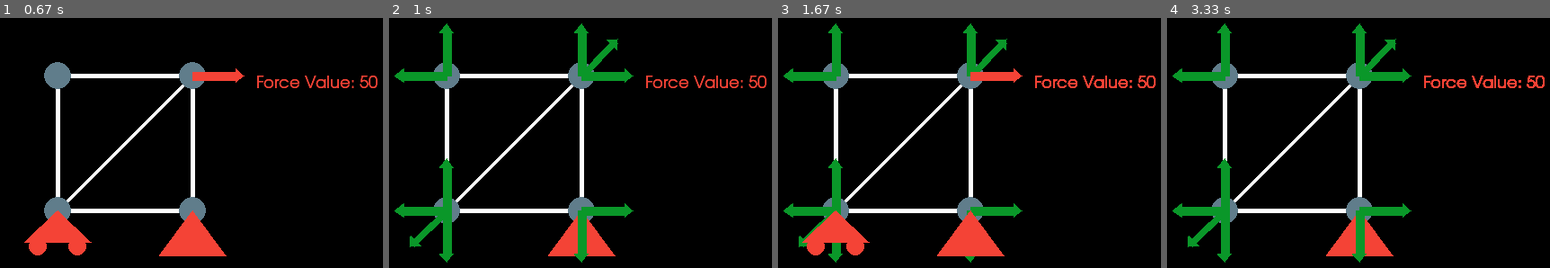
Above: before the commit, frames 1-4 (left to right).
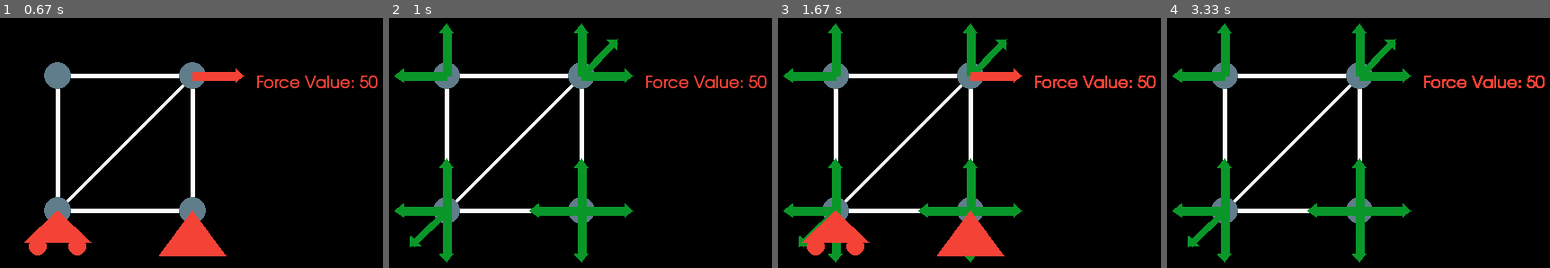
Above: after the commit, the same moments.

Repository: vinnnyr/Vinny-Truss-Solver
Game: pygame game, started from newMain.py
The game is run twice, just before and just after one commit, with the same random seed, the same clock (stepped at 60 frames per second) and the same inputs. The source is Python 2; it was converted automatically to run under Python 3.
Inputs (mouse positions are in pixels of both pictures, inside the frame that each line leads up to):
- Up to frame 1 (0.67 s): hold A from 0.33 s (still down); move the mouse to (122, 198) at 0.37 s
- Up to frame 2 (1 s): release A at 0.87 s; hold S from 0.9 s (still down)
- Up to frame 3 (1.67 s): release S at 1.2 s; hold A 1.23-1.63 s
- Up to frame 4 (3.33 s): hold S 1.67-2.03 s; hold A 2.07-2.53 s; hold A 2.57-3.1 s; hold S from 3.13 s (still down)

Frame 1 is identical in both runs. In frame 2, 2.1% of the frame differs, in the area x 36-60%, y 56-96%; in frame 3, 0.9%; in frame 4, 2.1%.

Commit message:
added resolution of Pin Support as well

Diff:
--- a/newMain.py
+++ b/newMain.py
@@ -137,9 +137,10 @@
                 # print('Unit 2:' + str(unit2))
             for n in self.structNodes:
                 for f in n.forceList:
-                    #if f.__class__.__name__ == 'Pin':
+                    if f.__class__.__name__ == 'Pin':
                         #print("Pin support in this node")
-                    if f.__class__.__name__ == 'Roller':
+                        f.resolve()
+                    elif f.__class__.__name__ == 'Roller':
                         f.resolve()
                         #print("Rolelr support in this node")
                     #else:
@@ -227,11 +228,30 @@
         self.color = red
         self.id = 0
 
-    def display(self):
+        #Dispaly Constants
         self.p1 = self.pos
         self.p2 = (self.x - 37, self.y + 50)
         self.p3 = (self.x + 37, self.y + 50)
-        pygame.draw.polygon(screen, self.color, (self.p1, self.p2, self.p3), 0)
+
+        self.resolved= False
+
+    def resolve(self):
+        self.myVec1 = VectorForce(self.pos, 50, 90, False)
+        self.myVec1.myArrow.color = green
+        self.myVec1.value = '?'
+
+        self.myVec2 = VectorForce(self.pos, 50, 180, False)
+        self.myVec2.myArrow.color = green
+        self.myVec2.value = '?'
+
+        self.resolved = True
+
+    def display(self):
+        if not self.resolved:
+            pygame.draw.polygon(screen, self.color, (self.p1, self.p2, self.p3), 0)
+        else:
+            self.myVec1.display()
+            self.myVec2.display()
 
 
 # Can only support one force in a certain direction (typically straight up)
